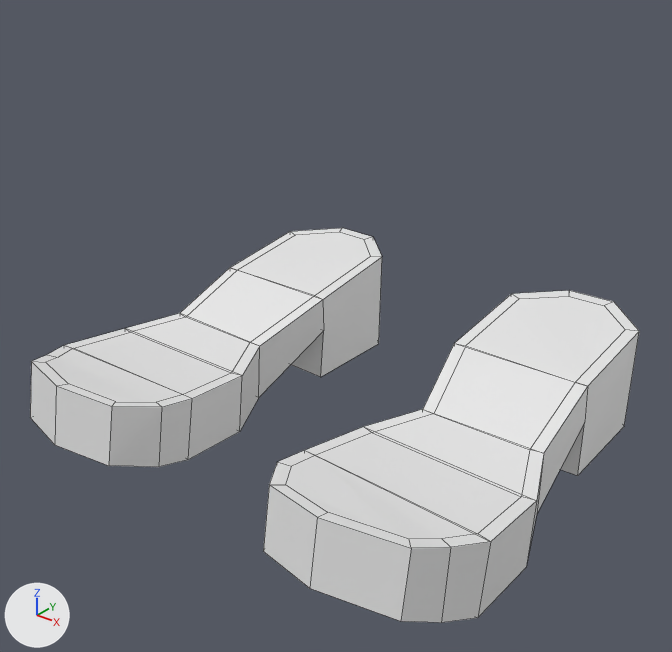
A saved change to the Blender file tpose.blend.
Rendered twice from a 50 mm camera at (0.432, -0.592, 0.442) aimed at (0.01, -0.064, 0.114). Every picture has the same lights, and +X, +Y and +Z are marked at lower left. Mesh edges are drawn as thin lines.
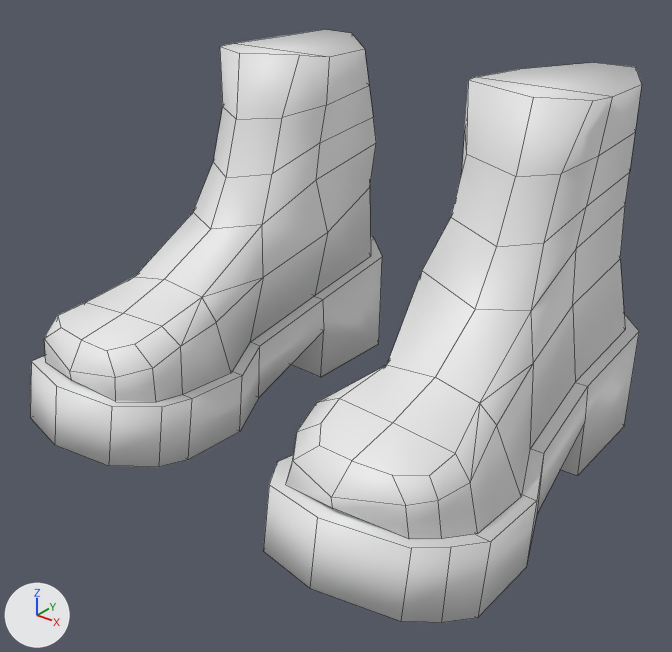
Pixel boxes [x1, y1, x2, y2] of what changed, in the pictures (672 x 652 px):
'Cube', reshaped (50% taller): before [30, 228, 639, 623]; after [30, 29, 642, 623]
part 1 of me_cube_001, built on: before [31, 228, 639, 548]; after [44, 29, 642, 539]

The change, as a list of edits to the scene's bpy script:
```text
Change me_cube_001:
    used by ob_cube; location = (0.0, 0.0, 0.0)
    remove me_cube_001.from_pydata(...)  # 70 vertices, 50 faces; spans x 0.059..0.217, y -0.244..0.151, z 0.002..0.101
    add me_cube_001.from_pydata(...)  # 117 vertices, 106 faces; spans x 0.059..0.217, y -0.244..0.151, z 0.002..0.308
    me_cube_001 part 1
    17 vertices are removed from x 0.059..0.216, y -0.235..0.151, z 0.058..0.101
    22 faces are deleted
    1 vertex moves from x 0.131, y -0.224, z 0.082 to x 0.132, y -0.22, z 0.083
    64 vertices are added at x 0.064..0.197, y -0.221..0.142, z 0.092..0.308
    78 new faces join them
    me_cube_001 part 2: the surface is now shaded smooth
```
